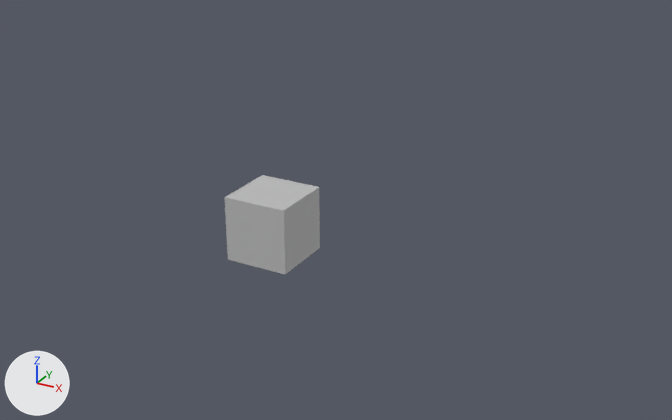
The FBX model Models/fbx_box.fbx: old version first, new version second.
One viewpoint serves both versions: a 50 mm camera at (0.17, -0.261, 0.142) aimed at (0.039, -0.023, 0.022). Every picture has the same lights, and +X, +Y and +Z are marked at lower left. Where no turn or scale is listed for an object, it has been applied to the vertices.
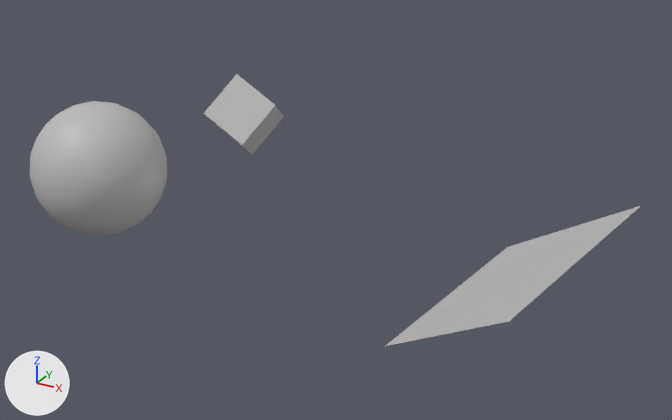
The change, as a diff of the scene's bpy script:
```diff
--- a/Models/fbx_box.fbx.py
+++ b/Models/fbx_box.fbx.py
@@ mat_lambert1 @@
+mat_lambert1 = principled_material('lambert1')
+mat_lambert1.base_color = (0.5, 0.5, 0.5)  # grey #bcbcbc
@@ me_mesh_001 @@
+me_mesh_001.from_pydata(...)  # 382 vertices, 760 faces; spans x -0.0182..0.0182, y -0.0181..0.0181, z -0.0181..0.0181
+me_mesh_001.materials.append(mat_lambert1)  # grey #bcbcbc
@@ me_mesh_002 @@
+me_mesh_002.from_pydata(...)  # 121 vertices, 200 faces; spans x -0.035..0.035, y -0.0437..0.0437, z -0.0262..0.0262
+me_mesh_002.materials.append(mat_lambert1)  # grey #bcbcbc
@@ ob_pcube1 @@
 ob_pcube1 = bpy.data.objects.new('pCube1', me_mesh)
-ob_pcube1.location = (0.0, 0.0, 0.0)
-ob_pcube1.rotation_euler = (1.571, 0.0, 0.0)  # degrees (90, 0, 0)
-ob_pcube1.scale = (0.0247, 0.0247, 0.0247)
+ob_pcube1.location = (-0.037, 0.0378, 0.0249)
+ob_pcube1.rotation_euler = (2.502, 0.533, 0.0201)  # degrees (143, 31, 1.2)
+ob_pcube1.scale = (0.0205, 0.0205, 0.0205)
@@ ob_psphere1 @@
+ob_psphere1 = bpy.data.objects.new('pSphere1', me_mesh_001)
+ob_psphere1.location = (0.0, -0.0854, 0.0503)
@@ ob_pplane1 @@
+ob_pplane1 = bpy.data.objects.new('pPlane1', me_mesh_002)
+ob_pplane1.location = (0.0897, 0.0, 0.0)
```

What differs and where, as boxes [x1, y1, x2, y2] in the pictures (672 x 420 px):
'pSphere1', added: after [29, 101, 167, 236]
'pCube1', moved, turned, rescaled: before [225, 175, 320, 274]; after [204, 74, 283, 154]
'pPlane1', added: after [385, 206, 640, 346]
